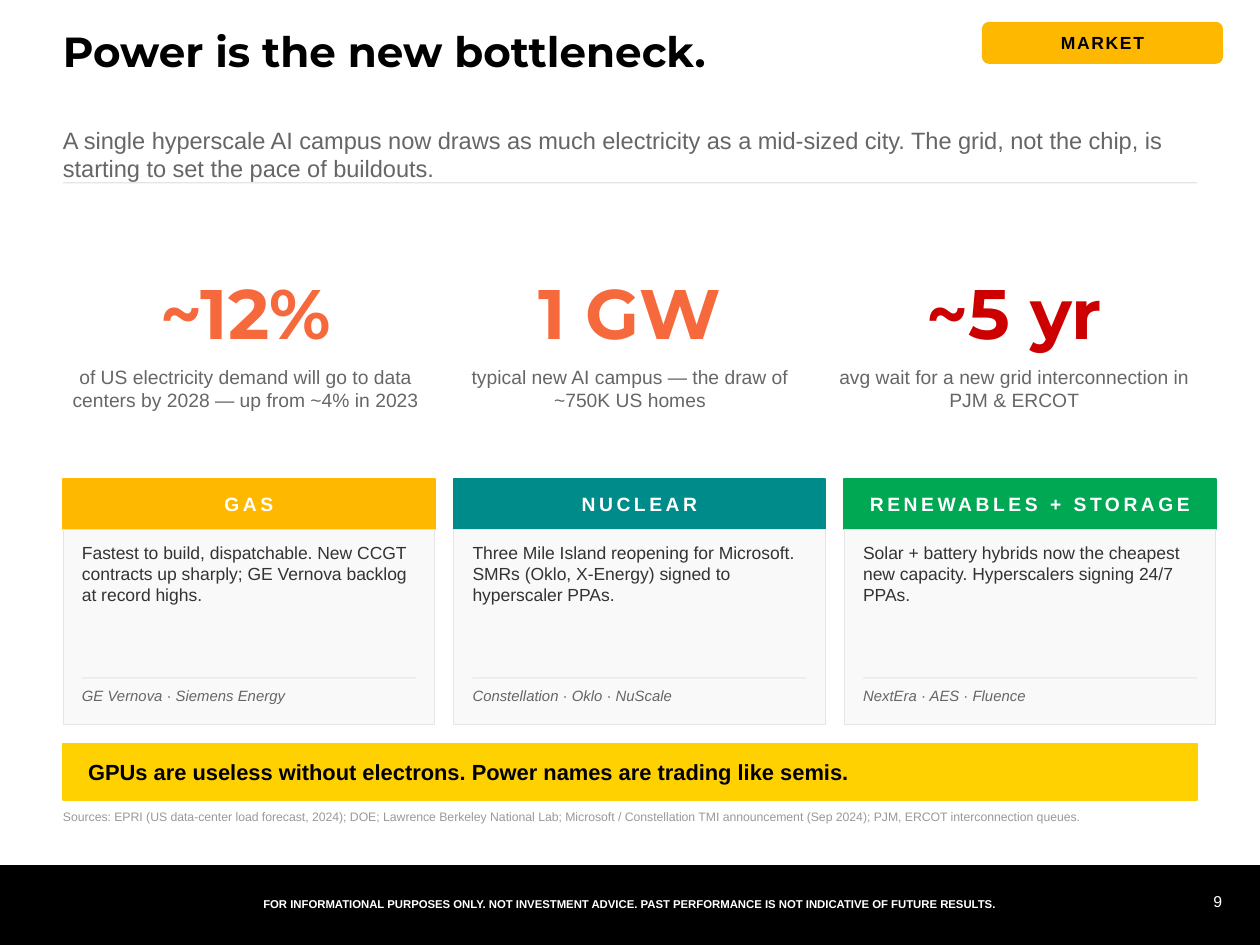
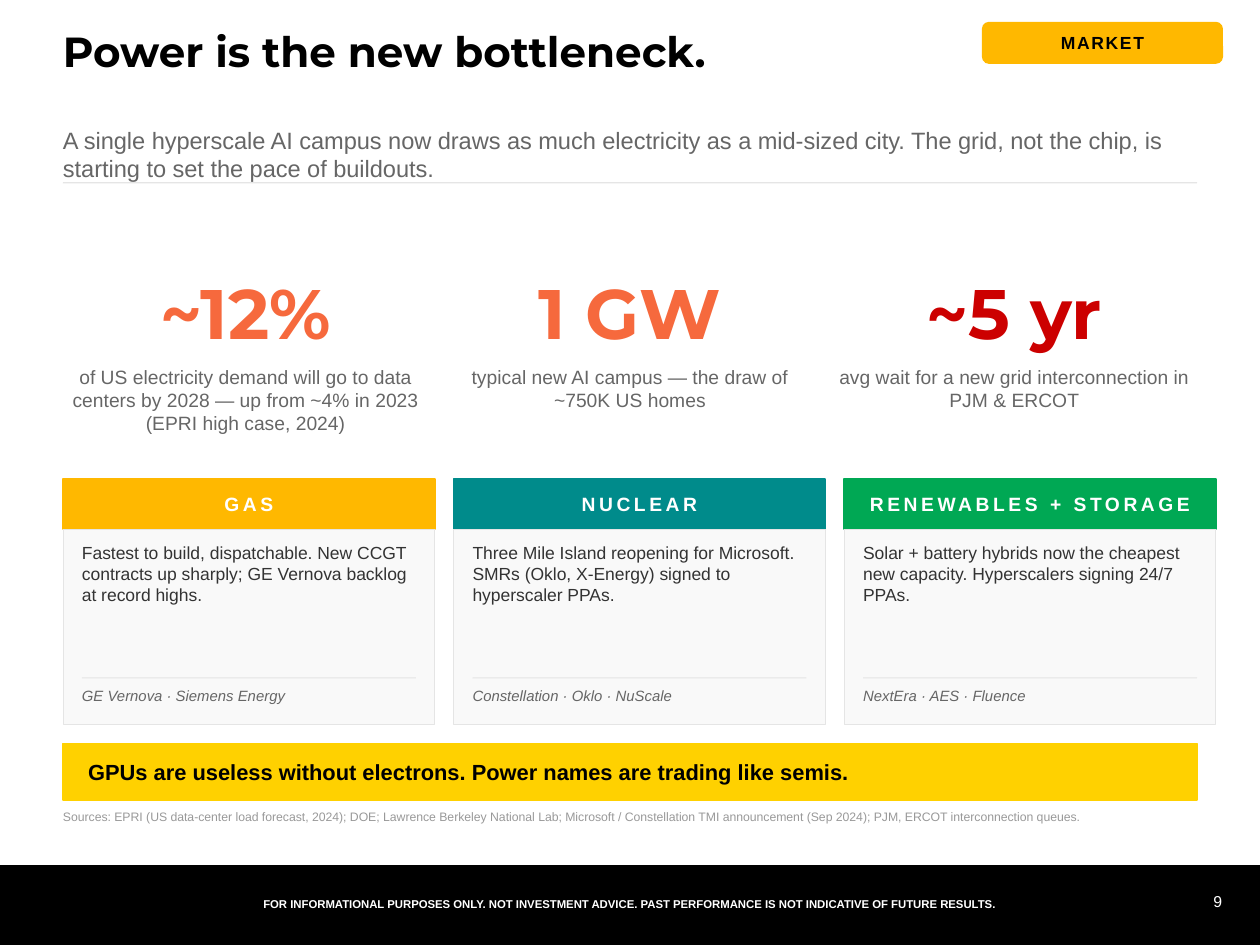
Before and after one commit to samuelcmcclellan-cell/ai-markets-deck, a slide deck: slide 9 of ai-markets-deck.pptx. Drawn at 1260x945 pixels with LibreOffice and Linux fonts; fonts in the diff are those of the drawing. Boxes give left, top, right and bottom in pixels: in the first picture for what was removed or moved away, otherwise in the second. Text is boxed around its words. In the diff, an @@ line names an element or a change of style, - is before the commit and + after.

```diff
--- a/ai-markets-deck.pptx
+++ b/ai-markets-deck.pptx
@@ text at (73, 370, 418, 434): text changed @@
-of US electricity demand will go to data centers by 2028 — up from ~4% in 2023
+of US electricity demand will go to data centers by 2028 — up from ~4% in 2023 (EPRI high case, 2024)
```
Also in this commit, not shown: 17 other slides changed, 20 other files.
